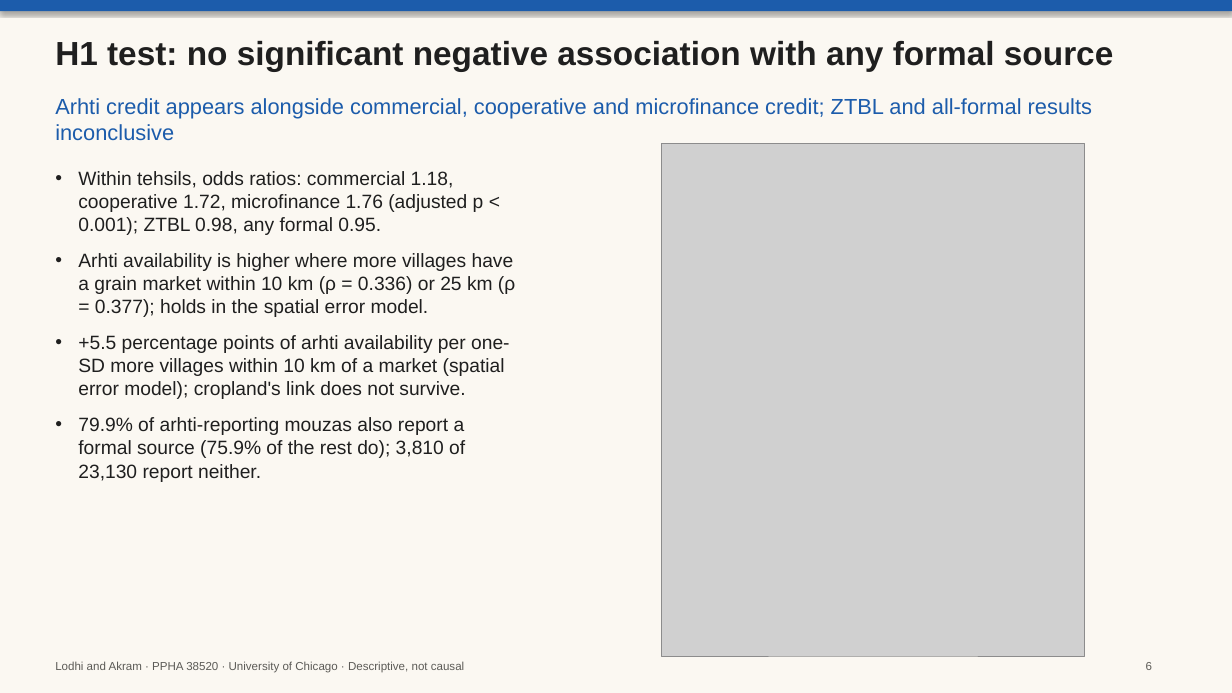
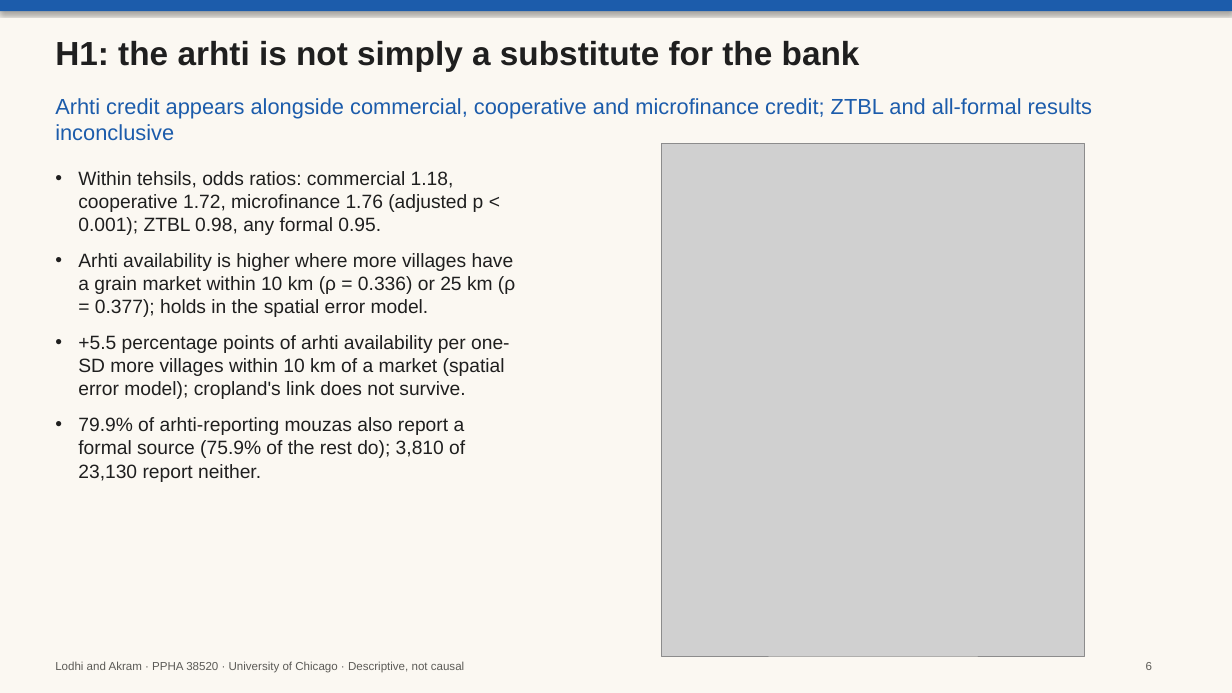
Before and after one commit to ahmedrazakhanlodhi/arhti-project, a slide deck: slide 6 of outputs/slides/arhti_slides.pptx. Drawn at 1232x693 pixels with LibreOffice and Linux fonts; fonts in the diff are those of the drawing; grey boxes stand for pictures. Boxes give left, top, right and bottom in pixels: in the first picture for what was removed or moved away, otherwise in the second. Text is boxed around its words. In the diff, an @@ line names an element or a change of style, - is before the commit and + after.

```diff
--- a/outputs/slides/arhti_slides.pptx
+++ b/outputs/slides/arhti_slides.pptx
@@ text at box(55, 41, 860, 71): text changed @@
-H1 test: no significant negative association with any formal source
+H1: the arhti is not simply a substitute for the bank
```
Also in this commit, not shown: 6 other slides changed, 11 other files.
